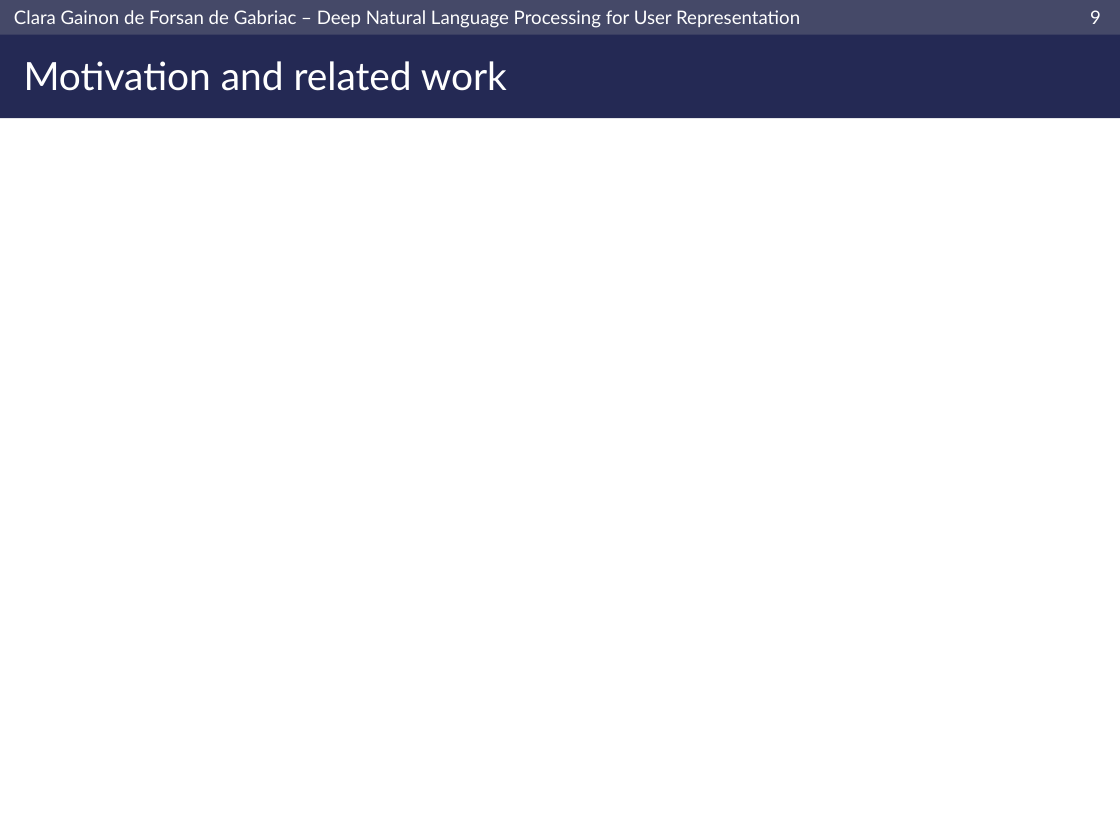
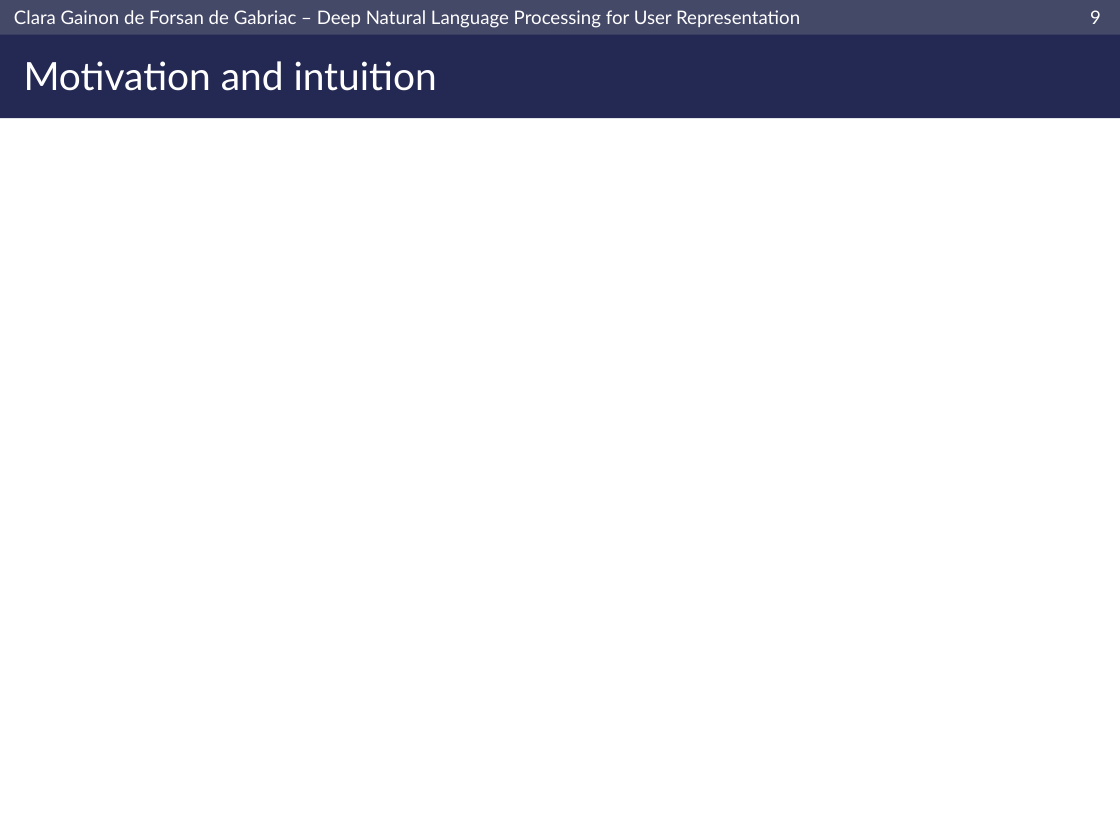
Before and after one commit to clara-gdef/defense, a slide deck: slide 10 of defense.pptx. Drawn at 1120x840 pixels with LibreOffice and Linux fonts; fonts in the diff are those of the drawing; background and template pictures are left out. Boxes give left, top, right and bottom in pixels: in the first picture for what was removed or moved away, otherwise in the second. Text is boxed around its words. In the diff, an @@ line names an element or a change of style, - is before the commit and + after.

Commit message:
wip

```diff
--- a/defense.pptx
+++ b/defense.pptx
@@ title at box(24, 61, 437, 91): text changed @@
-Motivation and related work
+Motivation and intuition
```
Also in this commit, not shown: 18 slides added.
